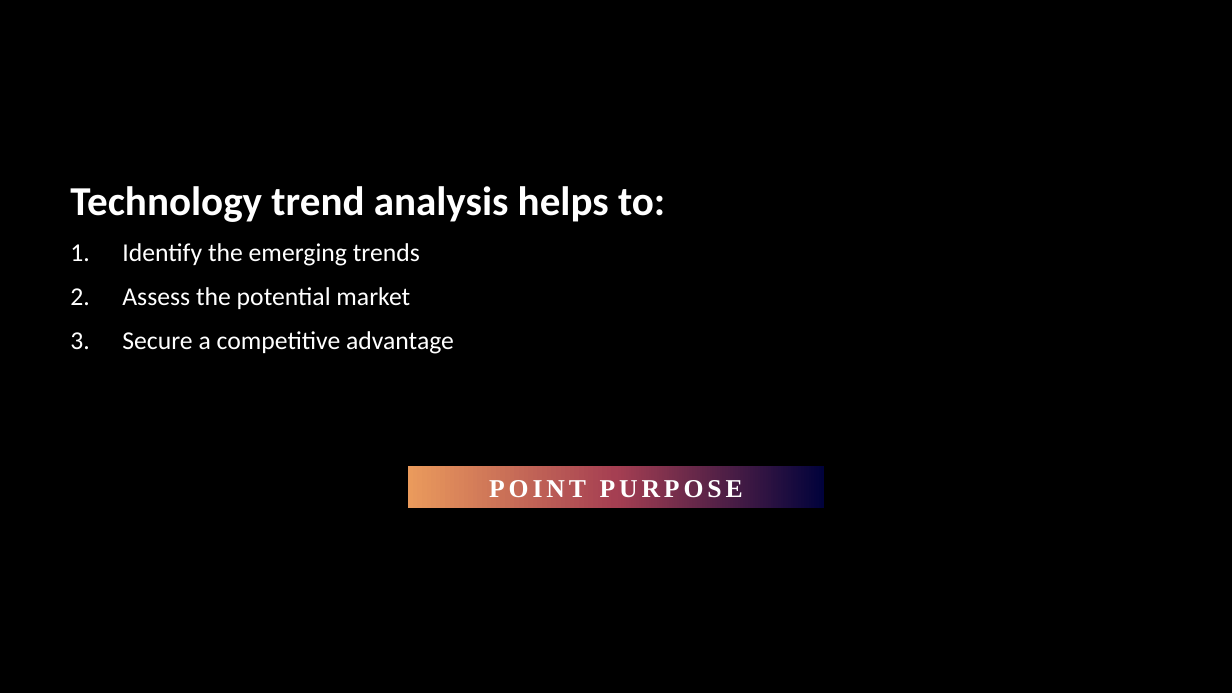
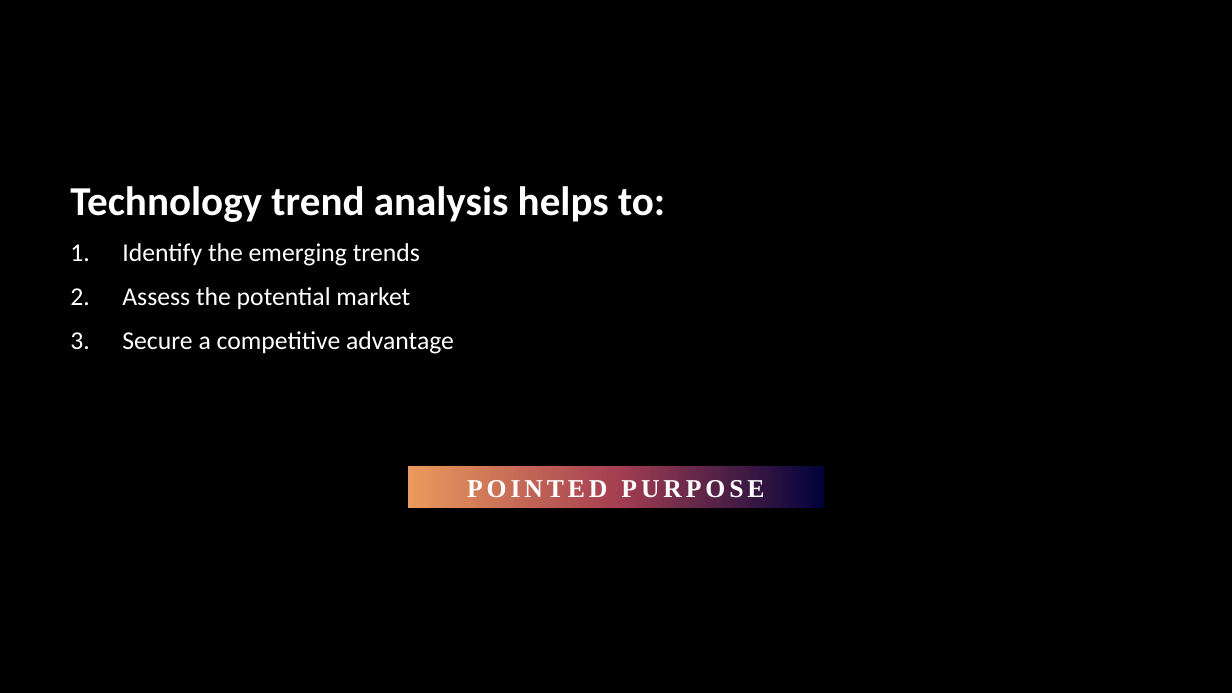
Before and after one commit to faridnec/forecasting-tech-adoption, a slide deck: slide 6 of presentation.pptx. Drawn at 1232x693 pixels with LibreOffice and Linux fonts; fonts in the diff are those of the drawing; background and template pictures are left out. Boxes give left, top, right and bottom in pixels: in the first picture for what was removed or moved away, otherwise in the second. Text is boxed around its words. In the diff, an @@ line names an element or a change of style, - is before the commit and + after.

```diff
--- a/presentation.pptx
+++ b/presentation.pptx
@@ title at (x1=467, y1=476, x2=764, y2=502): text changed @@
-POINT PURPOSE
+POINTED PURPOSE
```
Also in this commit, not shown: 1 other slide changed, 1 slide added, 2 slides removed, 4 other files.
